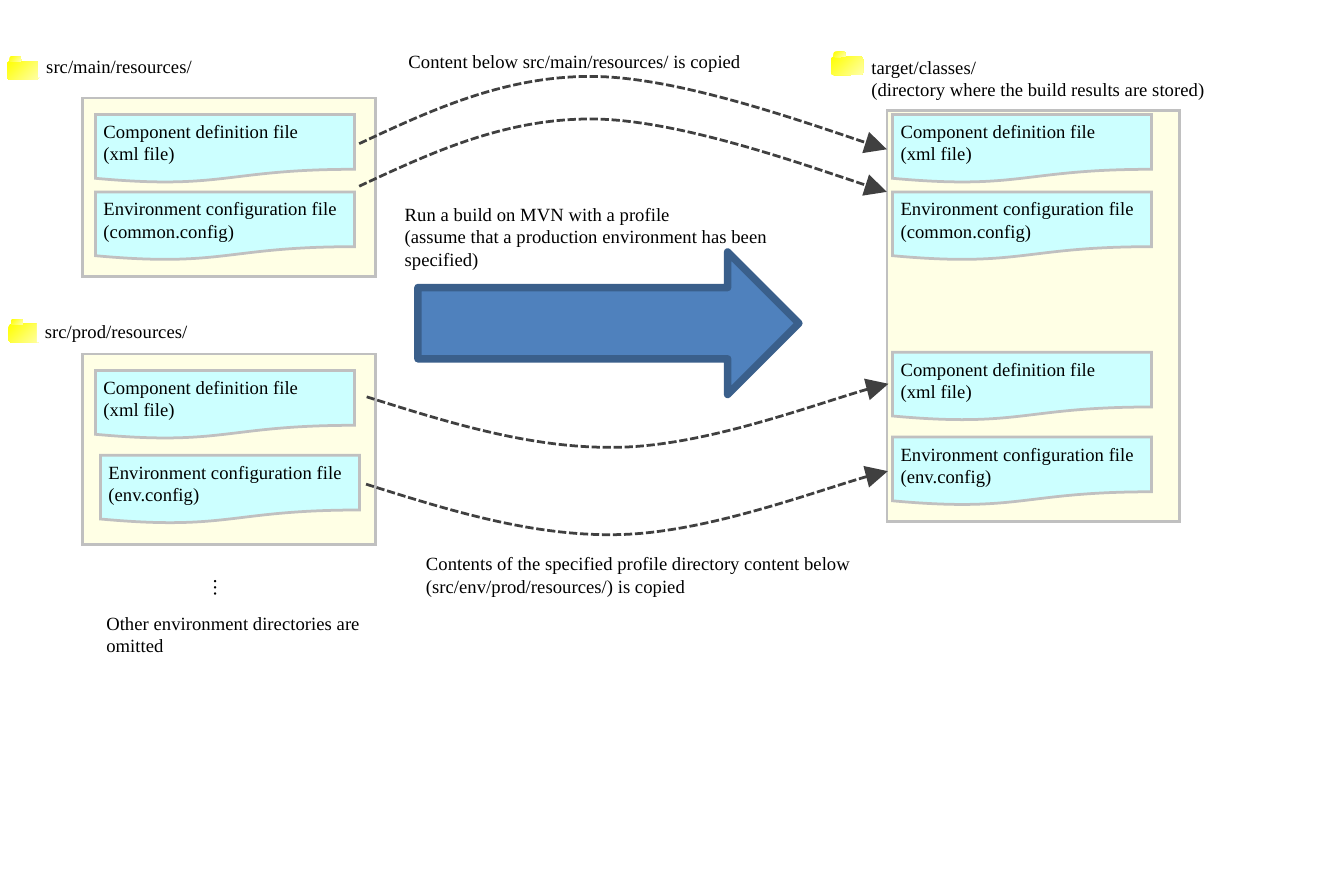
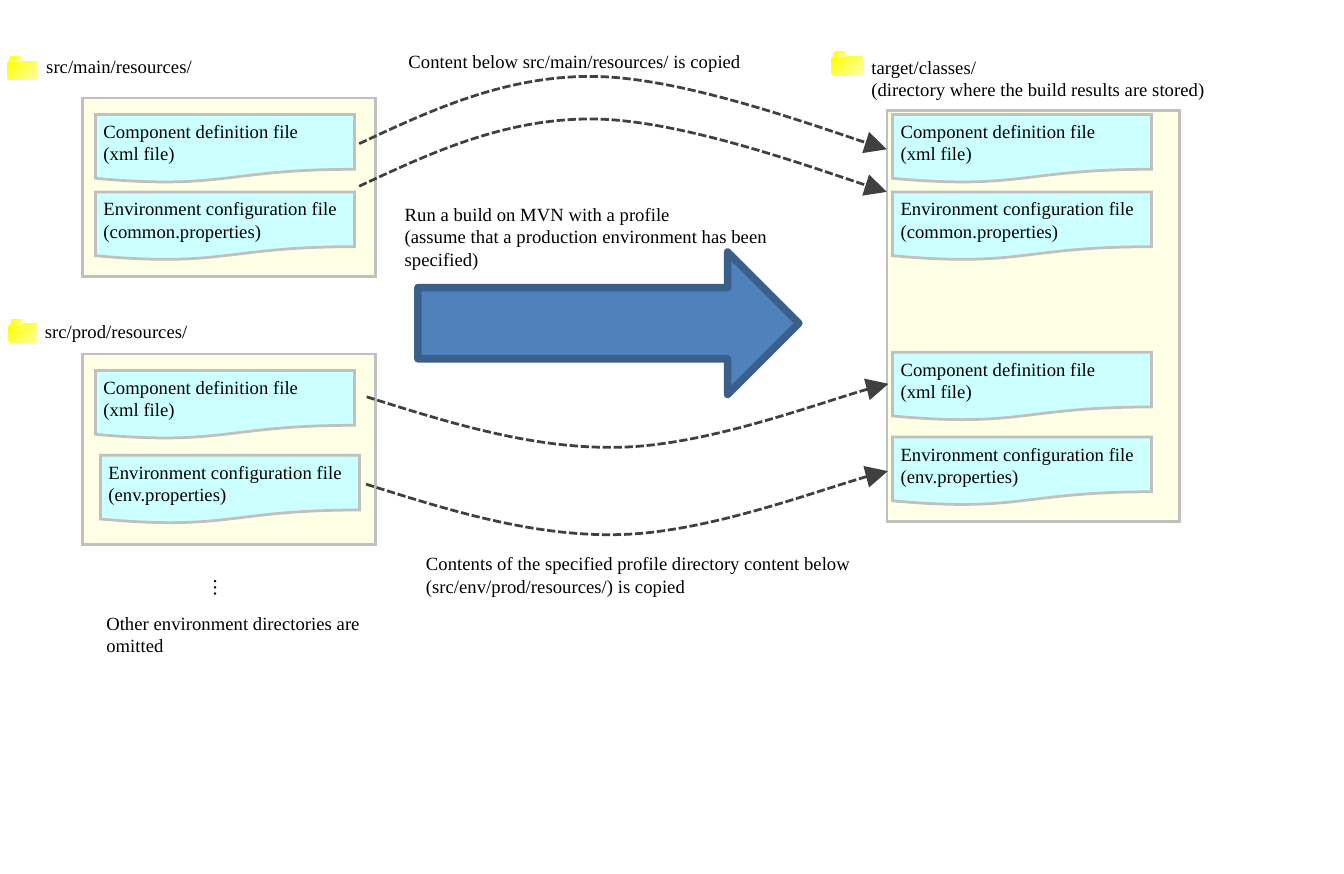
Before and after one commit to nablarch/nablarch-document, a slide deck: slide 2 of en/application_framework/application_framework/setting_guide/ManagingEnvironmentalConfiguration/_images.pptx. Drawn at 1344x874 pixels with LibreOffice and Linux fonts; fonts in the diff are those of the drawing. Boxes give left, top, right and bottom in pixels: in the first picture for what was removed or moved away, otherwise in the second. Text is boxed around its words. In the diff, an @@ line names an element or a change of style, - is before the commit and + after.

```diff
--- a/en/application_framework/application_framework/setting_guide/ManagingEnvironmentalConfiguration/_images.pptx
+++ b/en/application_framework/application_framework/setting_guide/ManagingEnvironmentalConfiguration/_images.pptx
@@ text in flow chart document at [103, 225, 261, 242]: text changed @@
-(common.config)
+(common.properties)
@@ text in flow chart document at [901, 225, 1059, 242]: text changed @@
-(common.config)
+(common.properties)
@@ text in flow chart document at [901, 470, 1019, 487]: text changed @@
-(env.config)
+(env.properties)
@@ text in flow chart document at [108, 488, 226, 505]: text changed @@
-(env.config)
+(env.properties)
```
Also in this commit, not shown: 16 other files.
